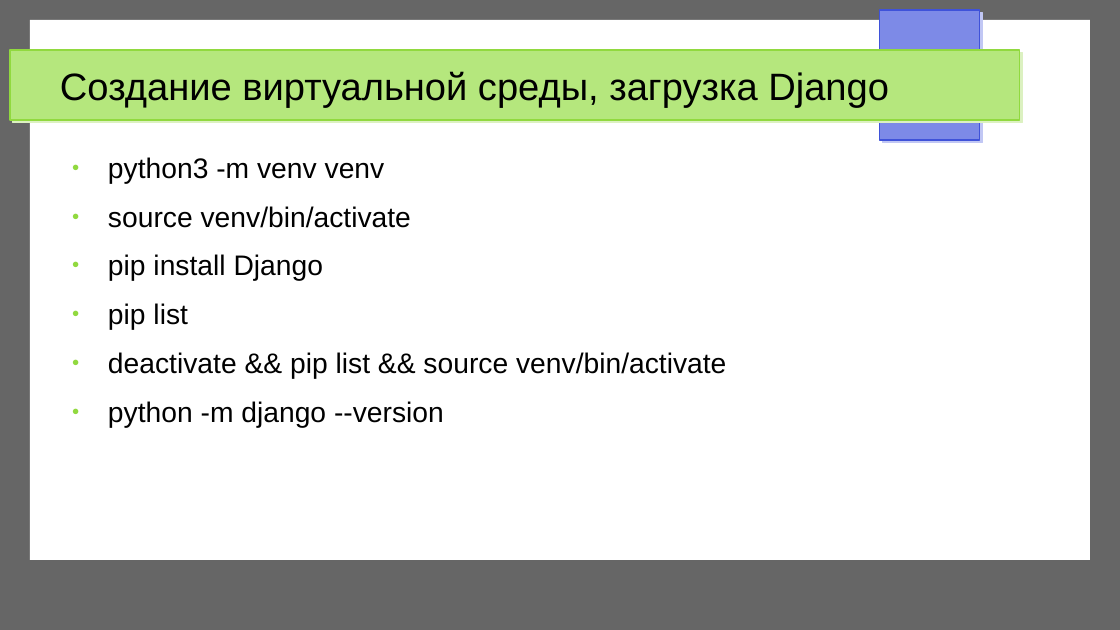
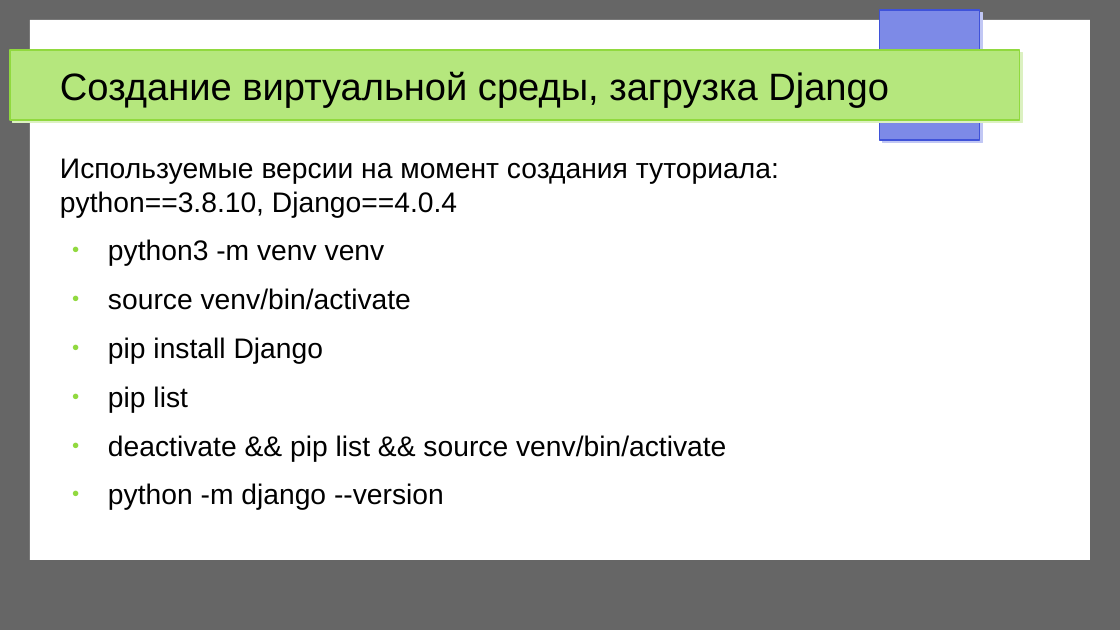
Before and after one commit to trnkv/django__my_tutorial, a slide deck: slide 3 of description.odp (slide 2 before the commit). Drawn at 1120x630 pixels with LibreOffice and Linux fonts; fonts in the diff are those of the drawing. Boxes give left, top, right and bottom in pixels: in the first picture for what was removed or moved away, otherwise in the second. Text is boxed around its words. In the diff, an @@ line names an element or a change of style, - is before the commit and + after.

```diff
--- a/description.odp
+++ b/description.odp
@@ text at box(60, 158, 779, 218): paragraph added @@
+Используемые версии на момент создания туториала:
+python==3.8.10, Django==4.0.4
```
Also in this commit, not shown: 14 other slides changed, 6 slides added, 4 other files.
